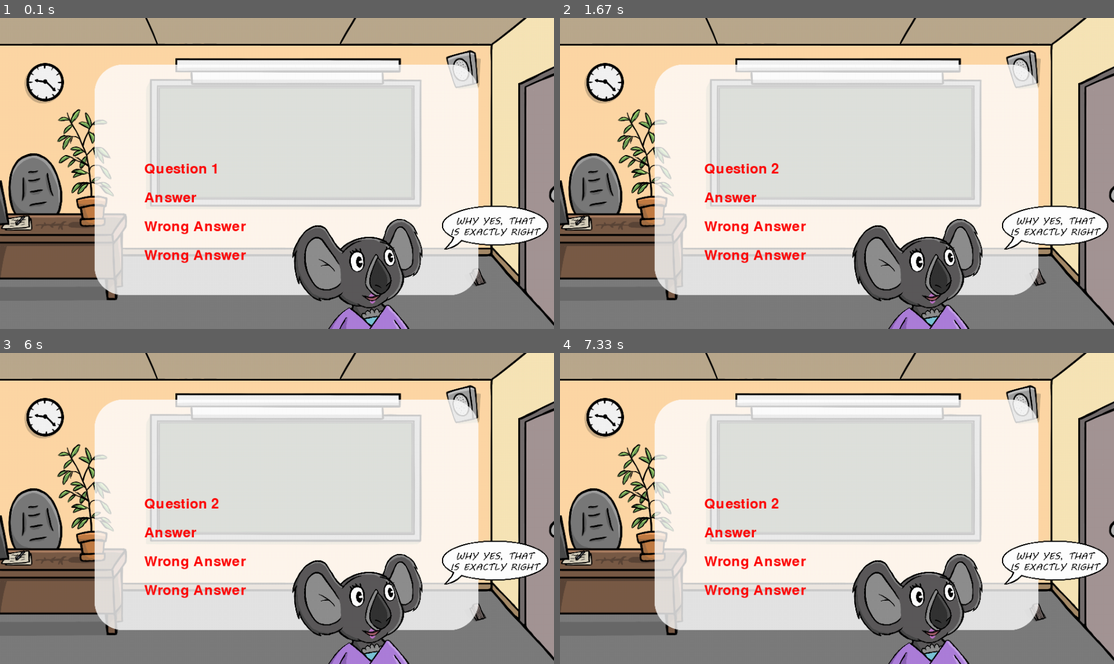
Above: before the commit, frames 1-4 (two rows, left to right).
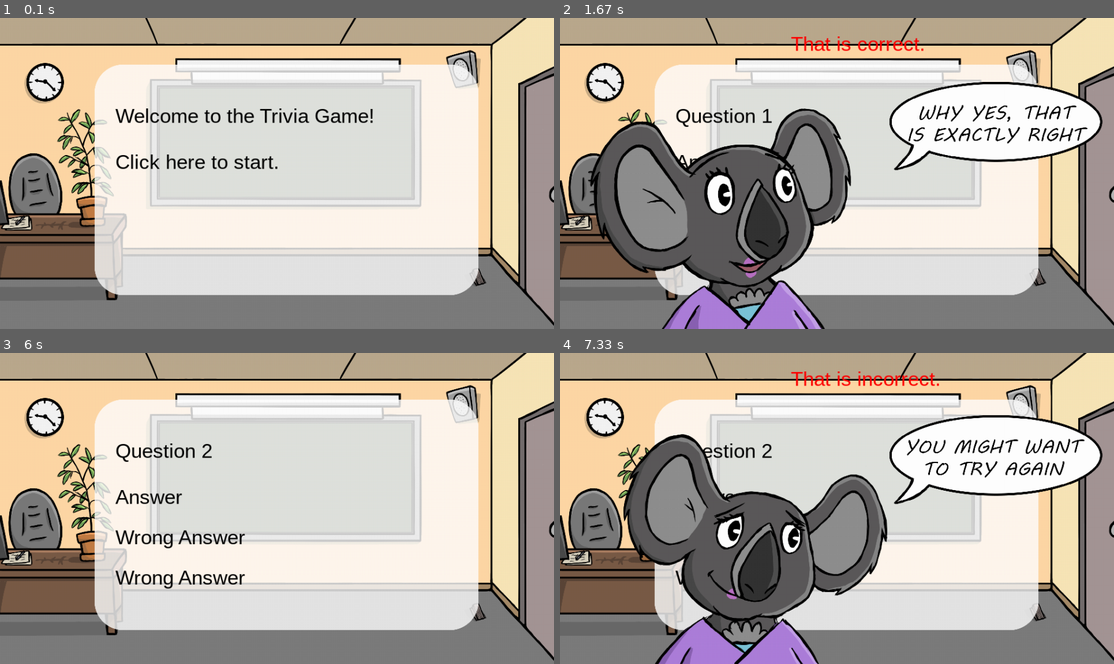
Above: after the commit, the same moments.

Repository: CodaKids/coda-kids
Game: pygame game, started from project-solutions/level-3/quiz.py
Two runs of this game, one before a commit and one after it. Both use one fixed random seed, a clock stepped at 60 frames per second and the inputs below.
Inputs (mouse positions are in pixels of both pictures, inside the frame that each line leads up to):
- Up to frame 1 (0.1 s): no input
- Up to frame 2 (1.67 s): click (803, 161) at 0.38 s; click "Answer" at 0.72 s
- Up to frame 3 (6 s): no input
- Up to frame 4 (7.33 s): click (681, 542) at 6.05 s

The runs differ from the first frame. In frame 1, 9.4% of the frame differs, in the area x 20-99%, y 29-100%; in frame 2, 35%, in the area x 5-99%, y 5-100%; in frame 3, 9.5%; in frame 4, 34%.

Commit message:
Added start screen & end screen, implemented reaction delay

Diff:
--- a/project-solutions/level-3/quiz.py
+++ b/project-solutions/level-3/quiz.py
@@ -1,5 +1,6 @@
 import pygame
 import random
+import time
 from os import path
 
 def get_file(fileName):
@@ -12,23 +13,37 @@
     random.shuffle(answerChoices)
     return answerChoices
 
-def display_screen():
+def display_question():
     #This is all of the code that loads the next question and Mrs. Kodala's reaction
     #and loads it to your screen.
-    question_text = myfont.render(question, True, (255, 0, 0))
-    question_rect = question_text.get_rect(topleft=(250,250))
-    answer_1_text = myfont.render(ANSWER_CHOICES[0], True, (255, 0, 0))
-    answer_1_rect = answer_1_text.get_rect(topleft=(250,300))
-    answer_2_text = myfont.render(ANSWER_CHOICES[1], True, (255, 0, 0))
-    answer_2_rect = answer_2_text.get_rect(topleft=(250,350))
-    answer_3_text = myfont.render(ANSWER_CHOICES[2], True, (255, 0, 0))
-    answer_3_rect = answer_3_text.get_rect(topleft=(250,400))
+    question_text = myfont.render(question, True, (0, 0, 0))
+    question_rect = question_text.get_rect(topleft=(200,150))
+    answer_1_text = myfont.render(ANSWER_CHOICES[0], True, (0, 0, 0))
+    answer_1_rect = answer_1_text.get_rect(topleft=(200,230))
+    answer_2_text = myfont.render(ANSWER_CHOICES[1], True, (0, 0, 0))
+    answer_2_rect = answer_2_text.get_rect(topleft=(200,300))
+    answer_3_text = myfont.render(ANSWER_CHOICES[2], True, (0, 0, 0))
+    answer_3_rect = answer_3_text.get_rect(topleft=(200,370))
     screen.blit(background, (0,0))
-    screen.blit(kodala, (480,270))
     screen.blit(question_text, question_rect)
     screen.blit(answer_1_text, answer_1_rect)
     screen.blit(answer_2_text, answer_2_rect)
     screen.blit(answer_3_text, answer_3_rect)
+    pygame.display.update()
+
+def display_intro_screen():
+    intro_text = myfont.render("Welcome to the Trivia Game!", True, (0,0,0))
+    sample_click = myfont.render("Click here to start.", True, (0,0,0))
+    sample_click_rect = sample_click.get_rect(topleft=(200,230))
+    screen.blit(background,(0,0))
+    screen.blit(intro_text, (200,150))
+    screen.blit(sample_click,sample_click_rect)
+    pygame.display.update()
+
+def display_end_screen():
+    kodala = end_game
+    screen.blit(background, (0,0))
+    screen.blit(kodala,(0,0))
     pygame.display.update()
 
 # Load Sprites
@@ -39,20 +54,19 @@
 incorrect_b = pygame.image.load(get_file('IncorrectAnswerB.png'))
 end_game = pygame.image.load(get_file('EndGame.png'))
 
-"""Displays background to the screen"""
-#We set the background image of Mrs. Codala's classroom.
+"""Set window size"""
+#We set the window size for our game.
 width = 960
 height = 540
 screen = pygame.display.set_mode((width,height))
-running = True
 
 #scaling the images to fit the screen size
 background = pygame.transform.scale(background, (960, 540))
-correct_a = pygame.transform.scale(correct_a, (480, 270))
-correct_b = pygame.transform.scale(correct_b, (480, 270))
-incorrect_a = pygame.transform.scale(incorrect_a, (480, 270))
-incorrect_b = pygame.transform.scale(incorrect_b, (480, 270))
-end_game = pygame.transform.scale(end_game, (480, 270))
+correct_a = pygame.transform.scale(correct_a, (960, 540))
+correct_b = pygame.transform.scale(correct_b, (960, 540))
+incorrect_a = pygame.transform.scale(incorrect_a, (960, 540))
+incorrect_b = pygame.transform.scale(incorrect_b, (960, 540))
+end_game = pygame.transform.scale(end_game, (960, 540))
 
 # Read file into an array
 TRIVIA = []
@@ -74,35 +88,47 @@
 """Initialize Font Object"""
 #We pick our text style and size.
 pygame.init()
-myfont = pygame.font.SysFont(None, 35)
-
-"""Initializing Question and Answer Text Globally"""
-question_text = myfont.render(question, True, (255, 0, 0))
-question_rect = question_text.get_rect(topleft=(250,250))
-answer_1_text = myfont.render(ANSWER_CHOICES[0], True, (255, 0, 0))
-answer_1_rect = answer_1_text.get_rect(topleft=(250,300))
-answer_2_text = myfont.render(ANSWER_CHOICES[1], True, (255, 0, 0))
-answer_2_rect = answer_2_text.get_rect(topleft=(250,350))
-answer_3_text = myfont.render(ANSWER_CHOICES[2], True, (255, 0, 0))
-answer_3_rect = answer_3_text.get_rect(topleft=(250,400))
-
+myfont = pygame.font.SysFont('Arial', 35)
 
 i = 0
 number_of_questions = 3
 questions_answered = 0
-kodala = correct_a
+answer_1_text = myfont.render(ANSWER_CHOICES[0], True, (0, 0, 0))
+answer_1_rect = answer_1_text.get_rect(topleft=(200,230))
+answer_2_text = myfont.render(ANSWER_CHOICES[1], True, (0, 0, 0))
+answer_2_rect = answer_2_text.get_rect(topleft=(200,300))
+answer_3_text = myfont.render(ANSWER_CHOICES[2], True, (0, 0, 0))
+answer_3_rect = answer_3_text.get_rect(topleft=(200,370))
+sample_click = myfont.render("Click here to start the game.", True, (0,0,0))
+sample_click_rect = sample_click.get_rect(topleft=(200,230))
+correct_text = myfont.render("That is correct.", True, (255,0,0))
+incorrect_text = myfont.render("That is incorrect.", True, (255,0,0))
+display_intro_screen()
+running = False
+while running == False:
+    events = pygame.event.get()
+    for event in events:
+        mpos = pygame.mouse.get_pos()
+        if event.type == pygame.MOUSEBUTTONDOWN:
+            if sample_click_rect.collidepoint(mpos):
+                running = True
 while running:
-    display_screen()
+    display_question()
     events = pygame.event.get()
     for event in events:
         mpos = pygame.mouse.get_pos()
         if event.type == pygame.MOUSEBUTTONDOWN:
             if answer_1_rect.collidepoint(mpos):
                 if ANSWER_CHOICES[0] == answer:
-                    print("That's correct!")
+                    screen.blit(correct_text,(400,25))
                     kodala = correct_a
-                    if i >= (number_of_questions * 4)-4:
-                        kodala = end_game
+                    screen.blit(kodala, (0,0))
+                    pygame.display.update()
+                    time.sleep(5)
+                    if i >= (number_of_questions * 4)-4:
+                        display_end_screen()
+                        time.sleep(5)
+                        running = False
                     else:
                         i = i+4
                         question = TRIVIA[i]
@@ -112,10 +138,15 @@
                         ANSWER_CHOICES = [answer, wrong_choice_1, wrong_choice_2]
                         randomize_answers(ANSWER_CHOICES)
                 else:
-                    print("That's wrong.")
+                    screen.blit(incorrect_text,(400,25))
                     kodala = incorrect_a
-                    if i >= (number_of_questions * 4)-4:
-                        kodala = end_game
+                    screen.blit(kodala, (0,0))
+                    pygame.display.update()
+                    time.sleep(5)
+                    if i >= (number_of_questions * 4)-4:
+                        display_end_screen()
+                        time.sleep(5)
+                        running = False
                     else:
                         i = i+4
                         question = TRIVIA[i]
@@ -126,10 +157,15 @@
                         randomize_answers(ANSWER_CHOICES)
             if answer_2_rect.collidepoint(mpos):
                 if ANSWER_CHOICES[1] == answer:
-                    print("That's correct!")
+                    screen.blit(correct_text,(400,25))
                     kodala = correct_b
-                    if i >= (number_of_questions * 4)-4:
-                        kodala = end_game
+                    screen.blit(kodala, (0,0))
+                    pygame.display.update()
+                    time.sleep(5)
+                    if i >= (number_of_questions * 4)-4:
+                        display_end_screen()
+                        time.sleep(5)
+                        running = False
                     else:
                         i = i+4
                         question = TRIVIA[i]
@@ -139,10 +175,15 @@
                         ANSWER_CHOICES = [answer, wrong_choice_1, wrong_choice_2]
                         randomize_answers(ANSWER_CHOICES)
                 else:
-                    print("That's wrong.")
+                    screen.blit(incorrect_text,(400,25))
                     kodala = incorrect_b
-                    if i >= (number_of_questions * 4)-4:
-                        kodala = end_game
+                    screen.blit(kodala,(0,0))
+                    pygame.display.update()
+                    time.sleep(5)
+                    if i >= (number_of_questions * 4)-4:
+                        display_end_screen()
+                        time.sleep(5)
+                        running = False
                     else:
                         i = i+4
                         question = TRIVIA[i]
@@ -153,10 +194,15 @@
                         randomize_answers(ANSWER_CHOICES)
             if answer_3_rect.collidepoint(mpos):
                 if ANSWER_CHOICES[2] == answer:
-                    print("That's correct!")
+                    screen.blit(correct_text,(400,25))
                     kodala = correct_a
-                    if i >= (number_of_questions * 4)-4:
-                        kodala = end_game
+                    screen.blit(kodala, (0,0))
+                    pygame.display.update()
+                    time.sleep(5)
+                    if i >= (number_of_questions * 4)-4:
+                        display_end_screen()
+                        time.sleep(5)
+                        running = False
                     else:
                         i = i+4
                         question = TRIVIA[i]
@@ -166,15 +212,19 @@
                         ANSWER_CHOICES = [answer, wrong_choice_1, wrong_choice_2]
                         randomize_answers(ANSWER_CHOICES)
                 else:
-                    print("That's wrong.")
+                    screen.blit(incorrect_text,(400,25))
                     kodala = incorrect_a
-                    if i >= (number_of_questions * 4)-4:
-                        kodala = end_game
-                    else:
-                        i = i+4
-                        question = TRIVIA[i]
-                        answer = TRIVIA[i+1]
-                        wrong_choice_1 = TRIVIA[i+2]
-                        wrong_choice_2 = TRIVIA[i+3]
-                        ANSWER_CHOICES = [answer, wrong_choice_1, wrong_choice_2]
-                        randomize_answers(ANSWER_CHOICES)
+                    screen.blit(kodala, (0,0))
+                    pygame.display.update()
+                    time.sleep(5)
+                    if i >= (number_of_questions * 4)-4:
+                        display_end_screen()
+                        running = False
+                    else:
+                        i = i+4
+                        question = TRIVIA[i]
+                        answer = TRIVIA[i+1]
+                        wrong_choice_1 = TRIVIA[i+2]
+                        wrong_choice_2 = TRIVIA[i+3]
+                        ANSWER_CHOICES = [answer, wrong_choice_1, wrong_choice_2]
+                        randomize_answers(ANSWER_CHOICES)
